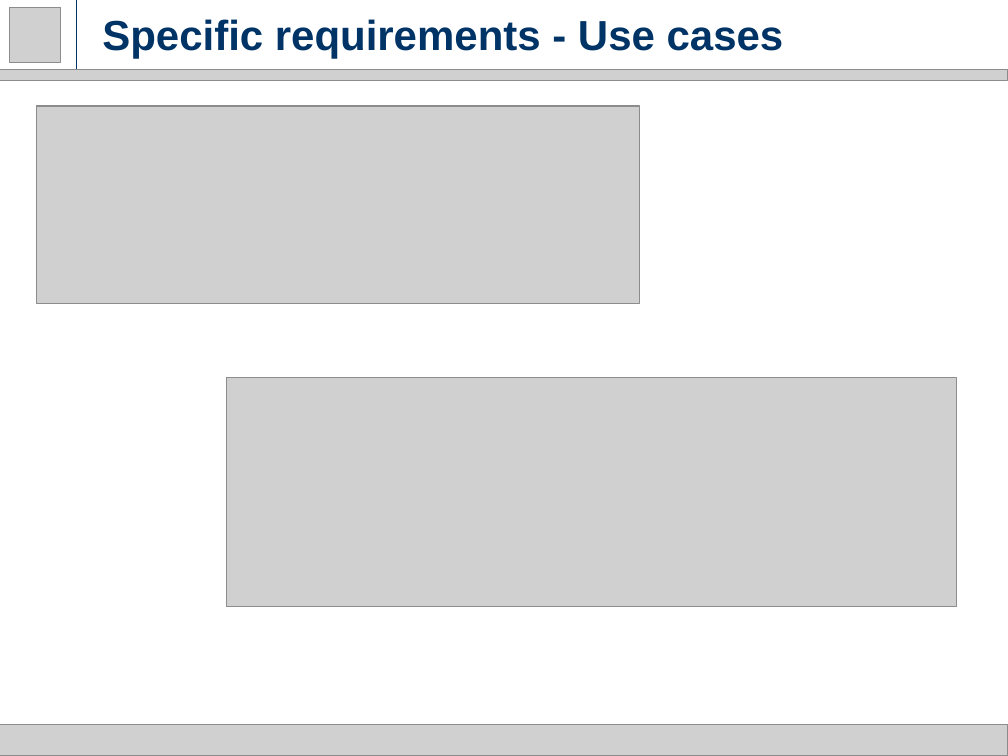
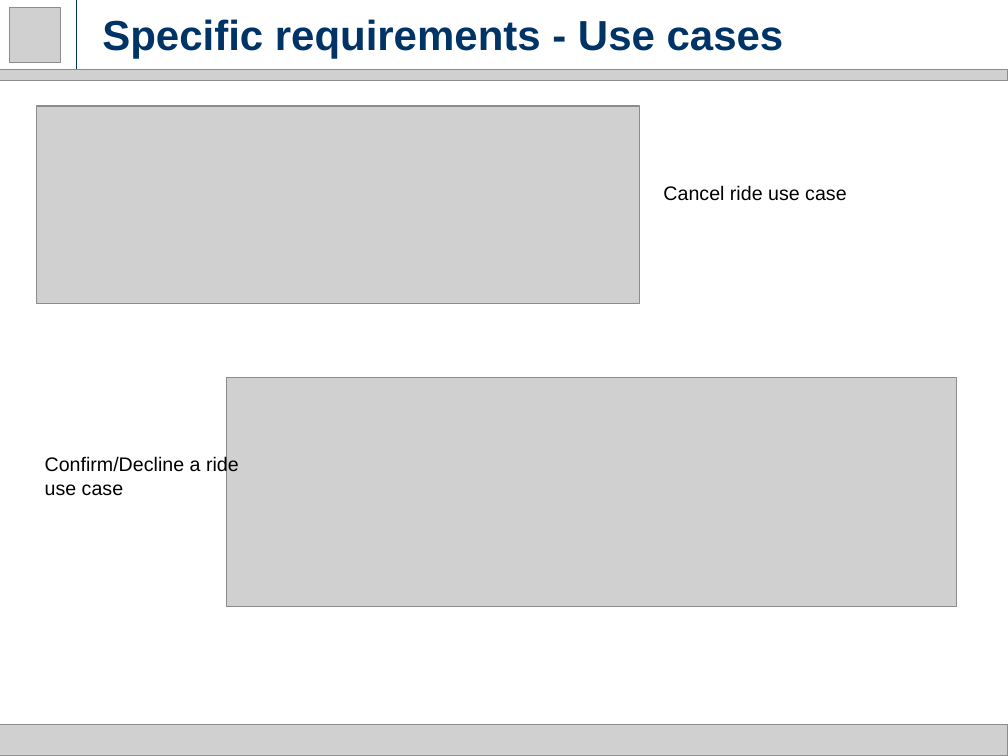
Before and after one commit to milica13629/SW2015, a slide deck: slide 18 of RASD.pptx. Drawn at 1008x756 pixels with LibreOffice and Linux fonts; fonts in the diff are those of the drawing; grey boxes stand for pictures. Boxes give left, top, right and bottom in pixels: in the first picture for what was removed or moved away, otherwise in the second. Text is boxed around its words. In the diff, an @@ line names an element or a change of style, - is before the commit and + after.

```diff
--- a/RASD.pptx
+++ b/RASD.pptx
@@ text added at bbox=[663, 185, 846, 201], 14 pt, text #000000 @@
+Cancel ride use case
@@ text added at bbox=[45, 456, 239, 496], 14 pt, text #000000 @@
+Confirm/Decline a ride use case
```
Also in this commit, not shown: 19 other slides changed, 2 slides added.
